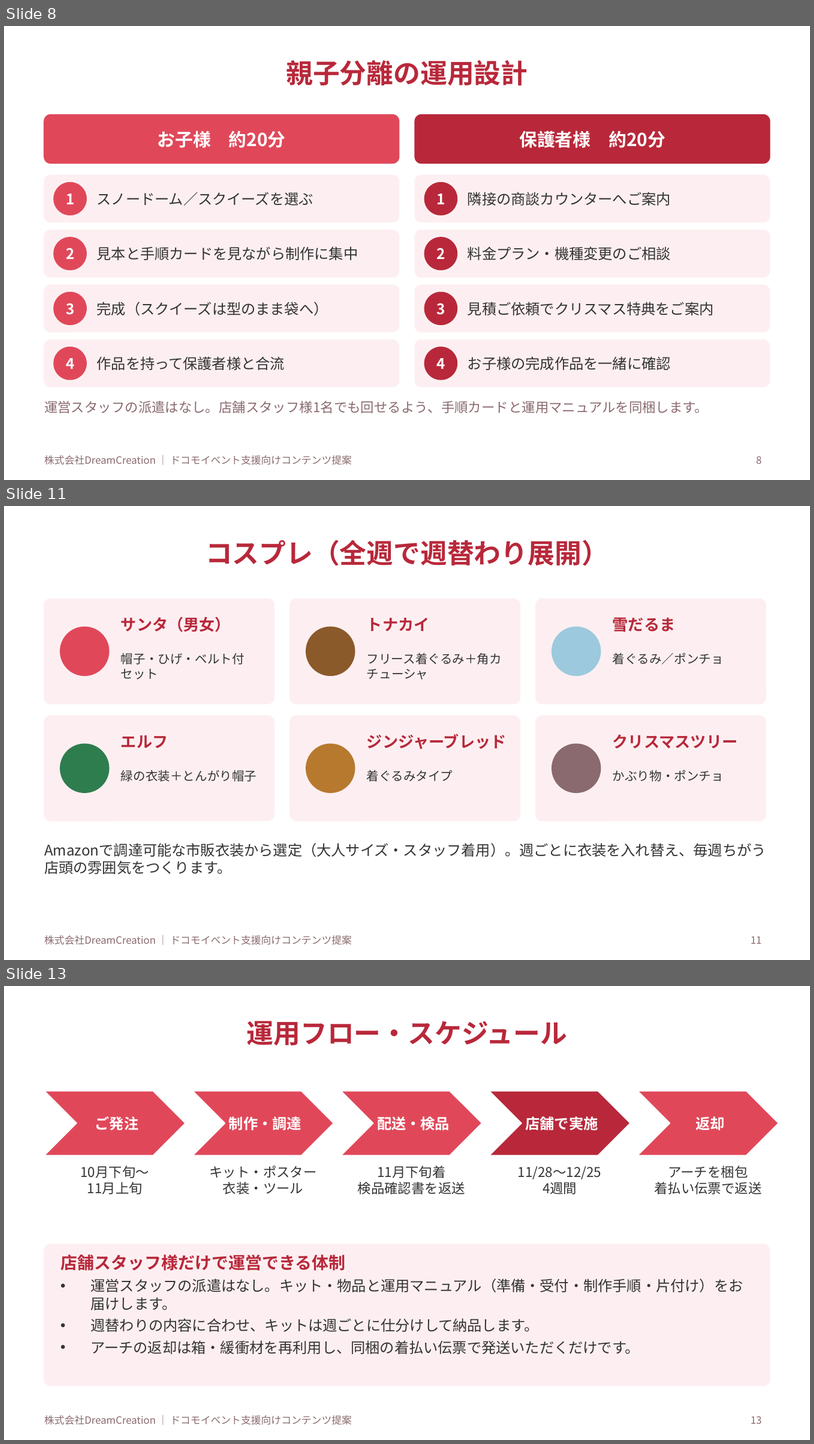
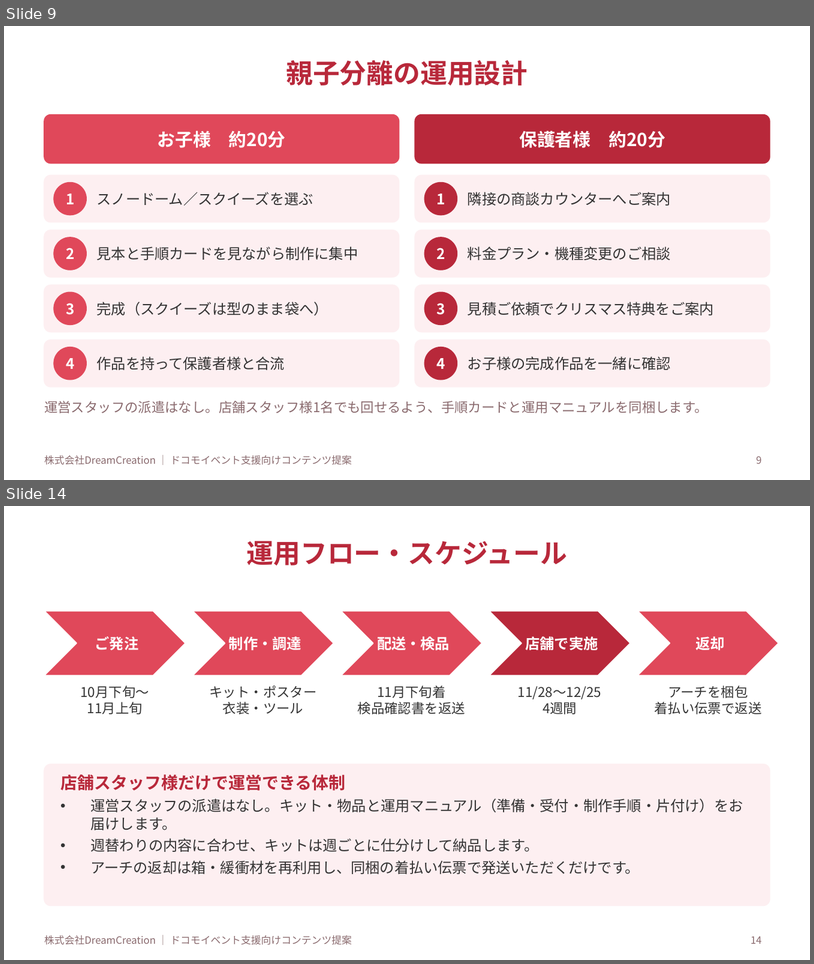
Before and after one commit to lunamax77/-next-vision, a slide deck: docs/proposals/2026-12_docomo_christmas-ws/企画書_NTTドコモ_クリスマスWS.pptx. Shown one above the other, each under a label of ours: slides 8, 11 and 13 before the commit, slides 9 and 14 after it; the slides between them are not shown. The pictures are 814x1444 and 814x964 pixels, drawn with LibreOffice and Linux fonts; fonts in the diff are those of the drawing. Boxes give left, top, right and bottom in pixels: in the first picture for what was removed or moved away, otherwise in the second. Text is boxed around its words. In the diff, an @@ line names an element or a change of style, - is before the commit and + after.

```diff
--- a/docs/proposals/2026-12_docomo_christmas-ws/企画書_NTTドコモ_クリスマスWS.pptx
+++ b/docs/proposals/2026-12_docomo_christmas-ws/企画書_NTTドコモ_クリスマスWS.pptx
@@ slide 11 removed at bbox=[4, 506, 810, 960], background #FFFFFF; not listed: 1 template element that a slide beside it also shows @@
@@ title removed at bbox=[206, 540, 609, 566] @@
-コスプレ（全週で週替わり展開）
@@ rounded rectangle removed at bbox=[44, 599, 274, 703] @@
@@ rounded rectangle removed at bbox=[290, 599, 520, 703] @@
@@ rounded rectangle removed at bbox=[536, 599, 766, 703] @@
@@ ellipse removed at bbox=[60, 627, 109, 675] @@
@@ text removed at bbox=[121, 616, 231, 632] @@
-サンタ（男女）
@@ ellipse removed at bbox=[306, 627, 355, 675] @@
@@ text removed at bbox=[367, 618, 430, 631] @@
-トナカイ
@@ ellipse removed at bbox=[552, 627, 601, 675] @@
@@ text removed at bbox=[613, 617, 676, 632] @@
-雪だるま
@@ text removed at bbox=[121, 652, 245, 679] @@
-帽子・ひげ・ベルト付セット
@@ text removed at bbox=[367, 653, 502, 679] @@
-フリース着ぐるみ＋角カチューシャ
@@ text removed at bbox=[613, 652, 724, 664] @@
-着ぐるみ／ポンチョ
@@ rounded rectangle removed at bbox=[44, 715, 274, 820] @@
@@ rounded rectangle removed at bbox=[290, 715, 520, 820] @@
@@ rounded rectangle removed at bbox=[536, 715, 766, 820] @@
@@ text removed at bbox=[121, 735, 168, 748] @@
-エルフ
@@ text removed at bbox=[367, 733, 507, 749] @@
-ジンジャーブレッド
@@ text removed at bbox=[613, 734, 738, 748] @@
-クリスマスツリー
@@ ellipse removed at bbox=[60, 744, 109, 792] @@
@@ ellipse removed at bbox=[306, 744, 355, 792] @@
@@ ellipse removed at bbox=[552, 744, 601, 792] @@
@@ text removed at bbox=[121, 769, 257, 781] @@
-緑の衣装＋とんがり帽子
@@ text removed at bbox=[367, 770, 453, 781] @@
-着ぐるみタイプ
@@ text removed at bbox=[613, 769, 724, 781] @@
-かぶり物・ポンチョ
@@ text removed at bbox=[44, 843, 767, 874] @@
-Amazonで調達可能な市販衣装から選定（大人サイズ・スタッフ着用）。週ごとに衣装を入れ替え、毎週ちがう店頭の雰囲気をつくります。
@@ page number removed at bbox=[751, 936, 762, 943] @@
-11
@@ what was slide 8 is now slide 9 @@
@@ page number at bbox=[756, 456, 762, 463]: text changed @@
-8
+9
@@ what was slide 13 is now slide 14 @@
@@ page number at bbox=[751, 936, 762, 943]: text changed @@
-13
+14
```
Also in this commit, not shown: 3 slides changed, 2 slides added, 17 other files.
